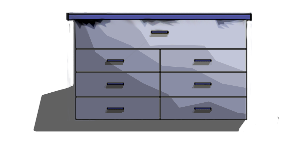
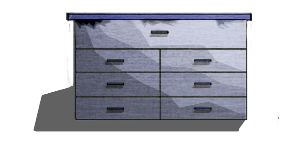
Revision of a layered w=283, h=147 image; what changed, layer by layer:
showed "exs_metal" over [66, 12, 280, 126]
